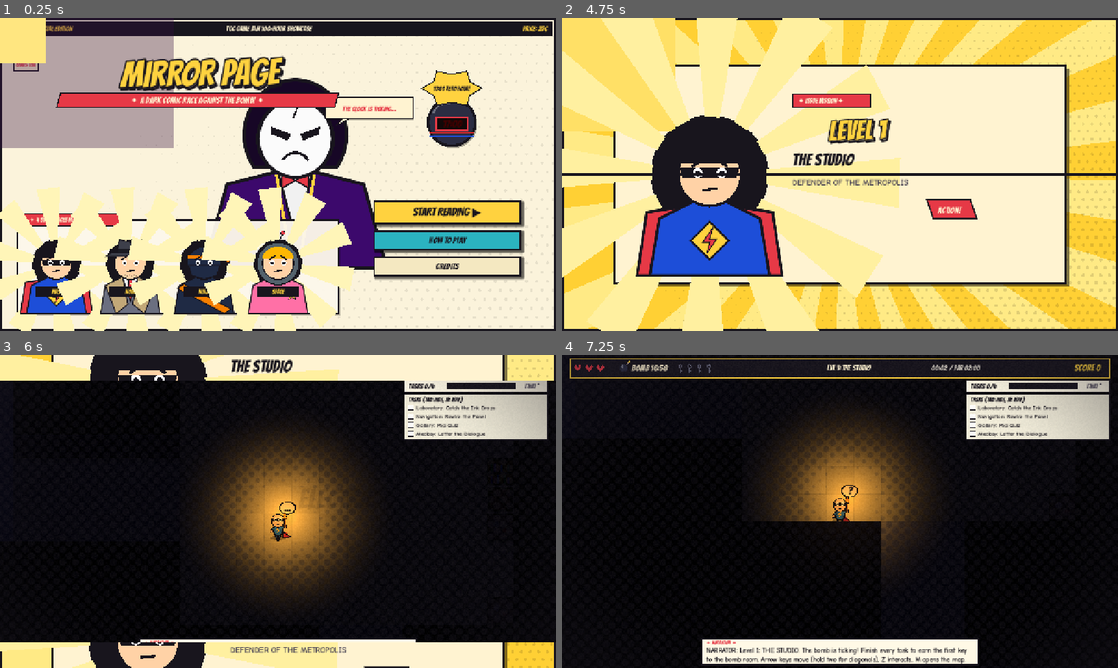
Above: before the commit, frames 1-4 (two rows, left to right).
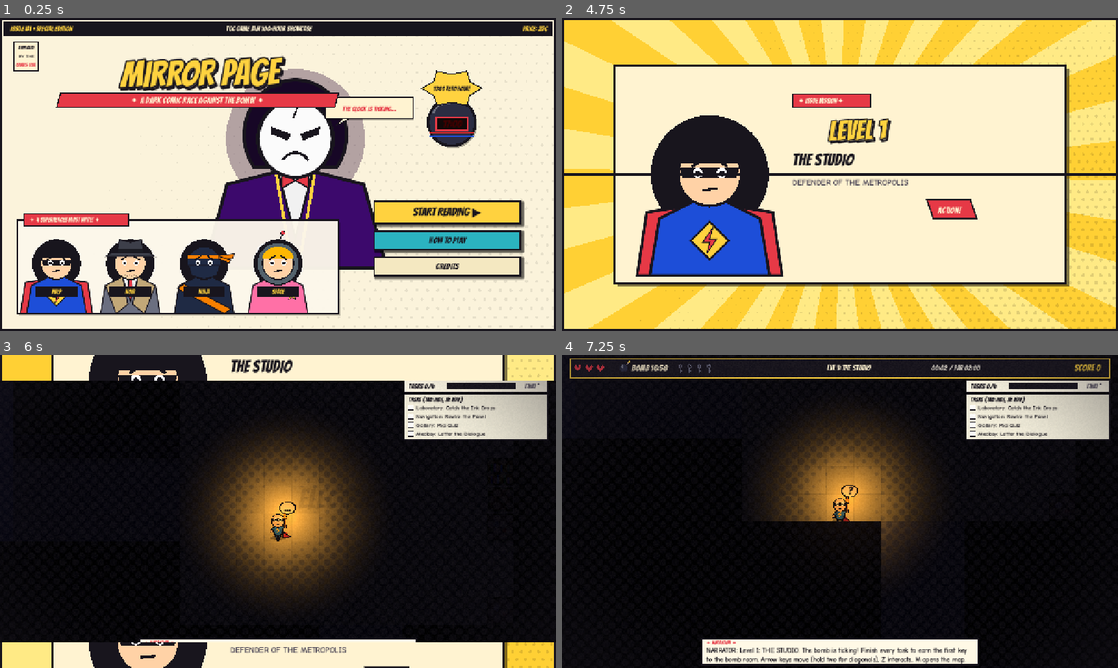
Above: after the commit, the same moments.

Repository: SankeerthNara/TGC-Game-Jam
Game: Godot game, scene res://scenes/main/main.tscn
The game is run twice, just before and just after one commit, with the same random seed, the same clock (stepped at 60 frames per second) and the same inputs.
Inputs (mouse positions are in pixels of both pictures, inside the frame that each line leads up to):
- Up to frame 1 (0.25 s): no input
- Up to frame 2 (4.75 s): click "START READING ▶" at 0.5 s; tap Enter at 1.25, 1.55, 4.55 s; move the mouse to (962, 158) at 1.27 s; hold Right 1.28-2 s; tap Z at 1.35, 4.35 s; click (962, 158) at 1.42 s; tap Space at 1.52, 1.82, 4.52 s; drag from (728, 190) to (812, 237) at 2.02 s; move the mouse to (895, 105) at 2.77 s; hold Right 2.78-3.5 s; hold Space 2.78-3.5 s; tap E at 2.85 s; drag from (812, 237) to (673, 127) at 3.52 s; move the mouse to (1006, 221) at 4.27 s; hold Left from 4.28 s (still down)
- Up to frame 3 (6 s): tap Space at 4.82 s; release Left at 5 s; drag from (278, 511) to (194, 433) at 5.02 s; move the mouse to (305, 511) at 5.77 s; hold Down from 5.78 s (still down); hold Shift from 5.78 s (still down); click (305, 511) at 5.92 s
- Up to frame 4 (7.25 s): tap Space at 6.05 s; release Down at 6.5 s; release Shift at 6.5 s; drag from (756, 433) to (728, 527) at 6.52 s

The runs differ from the first frame. In frame 1, 24% of the frame differs, in the area x 0-66%, y 0-100%; in frame 2, 25%, in the area x 0-61%, y 0-100%; in frame 3, 3.6%; in frame 4, nothing differs.

Commit message:
ui: clean comic cover framing and full viewport styling

Diff:
--- a/new-game-project/ui/level_transition.gd
+++ b/new-game-project/ui/level_transition.gd
@@ -108,7 +108,7 @@
 	var frame_r := 130.0
 	ComicArt.disc(ci, portrait_center, frame_r + 6.0, INK, 0.0)
 	ComicArt.disc(ci, portrait_center, frame_r, Color("ffe066"), 0.0)
-	ComicArt.burst(ci, Vector2(frame_r * 2, frame_r * 2), portrait_center, Color("ffe066"), Color("fff0a0"), 12, -_time * 0.4)
+
 	ComicArt.disc(ci, portrait_center, frame_r, Color(0, 0, 0, 0), 5.0)
 
 	# Draw Hero Bust
--- a/new-game-project/ui/main_menu.gd
+++ b/new-game-project/ui/main_menu.gd
@@ -21,7 +21,8 @@
 
 
 func _ready() -> void:
-	set_anchors_preset(Control.PRESET_FULL_RECT)
+	custom_minimum_size = Vector2(1280, 720)
+	size = Vector2(1280, 720)
 
 	_sfx_player = AudioStreamPlayer.new()
 	_sfx_player.stream = SFX_CLICK
@@ -70,7 +71,7 @@
 
 
 func _draw() -> void:
-	var sz := size
+	var sz := get_viewport_rect().size
 
 	# 1. Base Vintage Comic Paper
 	draw_rect(Rect2(Vector2.ZERO, sz), Color("fbf3db"))
@@ -100,7 +101,7 @@
 	var villain_pos := Vector2(680, villain_y)
 
 	# Ominous aura burst behind villain
-	ComicArt.burst(self, Vector2(400, 300), villain_pos, Color(0.2, 0.05, 0.25, 0.35), Color(0.05, 0.02, 0.08, 0.0), 16, _time * 0.15)
+	ComicArt.disc(self, villain_pos, 160.0, Color(0.18, 0.04, 0.22, 0.35), 0.0)
 	# Draw Masked Villain: mask_off = 0.0 (masked!), mood = "grin"
 	ComicArt.narrator(self, villain_pos, 1.75, 0.0, "grin", _time)
 
@@ -167,7 +168,6 @@
 		var circle_r := 52.0
 		ComicArt.disc(self, hc, circle_r + 4.0, INK, 0.0)
 		ComicArt.disc(self, hc, circle_r, Color("ffe680"), 0.0)
-		ComicArt.burst(self, Vector2(circle_r * 2, circle_r * 2), hc, Color("ffe680"), Color("fff5b8"), 10, _time * 0.2)
 		ComicArt.disc(self, hc, circle_r, Color(0, 0, 0, 0), 3.5)
 
 		# Hero bust
@@ -211,12 +211,14 @@
 
 func _build_help_modal() -> void:
 	_help_modal = Control.new()
-	_help_modal.set_anchors_preset(Control.PRESET_FULL_RECT)
+	_help_modal.custom_minimum_size = Vector2(1280, 720)
+	size = Vector2(1280, 720)
 	_help_modal.visible = false
 	add_child(_help_modal)
 
 	var dim := ColorRect.new()
-	dim.set_anchors_preset(Control.PRESET_FULL_RECT)
+	dim.custom_minimum_size = Vector2(1280, 720)
+	size = Vector2(1280, 720)
 	dim.color = Color(0, 0, 0, 0.7)
 	_help_modal.add_child(dim)
 
@@ -277,12 +279,14 @@
 
 func _build_credits_modal() -> void:
 	_credits_modal = Control.new()
-	_credits_modal.set_anchors_preset(Control.PRESET_FULL_RECT)
+	_credits_modal.custom_minimum_size = Vector2(1280, 720)
+	size = Vector2(1280, 720)
 	_credits_modal.visible = false
 	add_child(_credits_modal)
 
 	var dim := ColorRect.new()
-	dim.set_anchors_preset(Control.PRESET_FULL_RECT)
+	dim.custom_minimum_size = Vector2(1280, 720)
+	size = Vector2(1280, 720)
 	dim.color = Color(0, 0, 0, 0.7)
 	_credits_modal.add_child(dim)
 
@@ -332,6 +336,13 @@
 	vbox.add_child(btn_close)
 
 
+func _unhandled_input(event: InputEvent) -> void:
+	if event is InputEventKey and event.pressed and not event.echo:
+		if event.keycode in [KEY_Z, KEY_SPACE, KEY_ENTER]:
+			_on_start_pressed()
+			get_viewport().set_input_as_handled()
+
+
 func _on_start_pressed() -> void:
 	var eb := get_node_or_null("/root/EventBus")
 	if eb:
